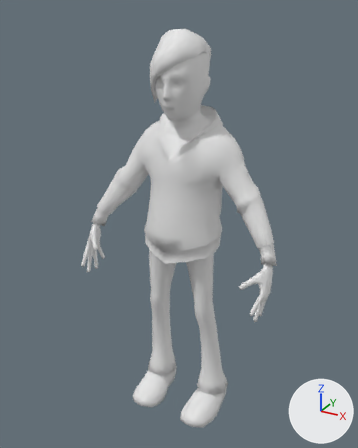
Two versions of the FBX model Major Production - Team 1 Project - AIE/Assets/Models/Civilian_Retopo_001.fbx, one commit apart.
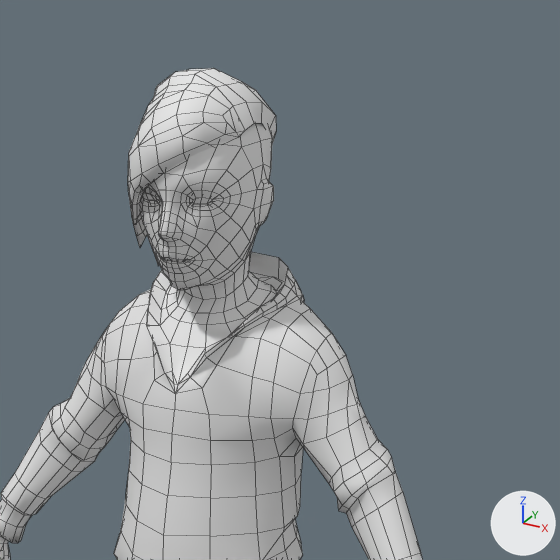
Old and new are each drawn whole from a 50 mm lens placed at (1.038, -1.95, 2.006), pointed at (-0.029, -0.01, 1.036) and again close up on the part from 27% to 92% of the width and 0% to 52% of the height. The axes (+X, +Y, +Z) are drawn at lower right. The lights are the same throughout. The close-ups show mesh edges as thin lines. Where no turn or scale is listed for an object, it has been applied to the vertices.

Script lines for the objects in view, before the commit:
```python
me_untitled_003 = bpy.data.meshes.new('Untitled.003')
me_untitled_003.from_pydata(...)  # 2443 vertices, 2519 faces; spans x -0.5..0.5, y -0.26..0.2, z -0.01..1.92
me_untitled_003.materials.append(mat_mat_civblue)  # white #e7e7e7
ob_geo_npc_retopo_01 = bpy.data.objects.new('geo_NPC_Retopo_01', me_untitled_003)
ob_geo_npc_retopo_01.location = (0.0, 0.0, 0.0)
```
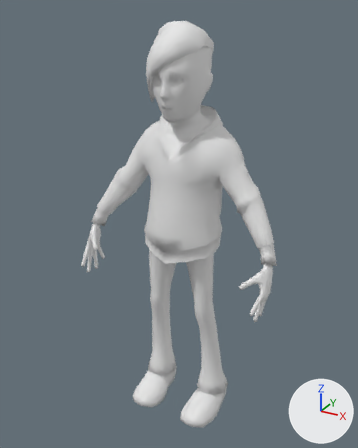
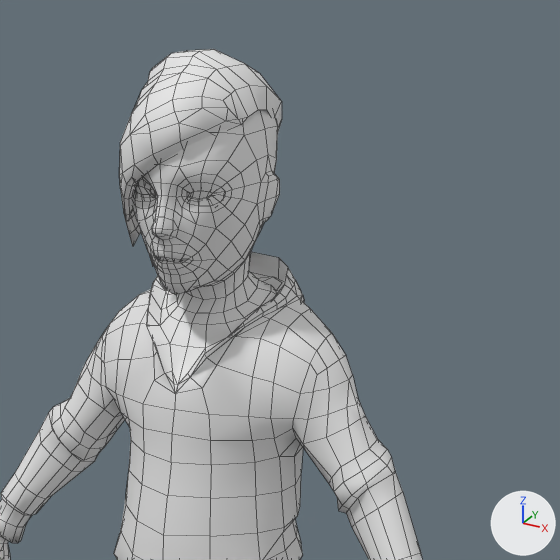
The edits, one by one:
me_untitled_003 is used by ob_geo_npc_retopo_01; location (0.0, 0.0, 0.0).
me_untitled_003 had 2443 vertices, 2519 faces and spanned x -0.5..0.5, y -0.26..0.2, z -0.01..1.92.
me_untitled_003 now has 2445 vertices, 2525 faces and spans x -0.5..0.5, y -0.26..0.2, z -0.01..1.95.
me_untitled_003 part 1: the loose piece of 30 vertices spanning x -0.08..-0.02, y -0.15..-0.11, z 1.7..1.76 is deleted.
me_untitled_003 part 2: 327 vertices moved from x -0.16..0.13, y -0.18..0.11, z 1.56..1.92 to x -0.18..0.14, y -0.19..0.12, z 1.56..1.95; 299 vertices removed from x -0.15..0.11, y -0.19..0.01, z 1.57..1.88; 331 vertices added at x -0.17..0.12, y -0.21..0.01, z 1.56..1.91.

Where the change shows, as pixel boxes [x1, y1, x2, y2] in the close-ups (560 x 560 px; the box of a moved part takes in the faces that stretch with it):
'geo_NPC_Retopo_01', reshaped: before [0, 68, 422, 560]; after [0, 49, 422, 560]
part 1 of me_untitled_003, deleted: before [142, 193, 156, 200]
part 2 of me_untitled_003, moved or reshaped: before [128, 68, 276, 290]; after [119, 49, 282, 295]
